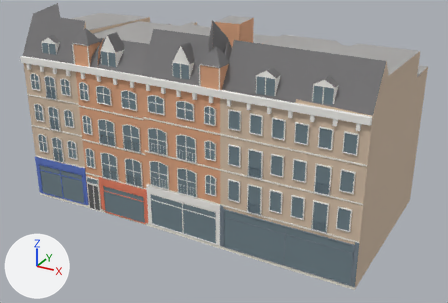
One commit to the glTF model public/canal-drive/models/ordinary-buildings/chunks/chunk-face-bilder-166802-235892.glb: the scene before it, then after it.
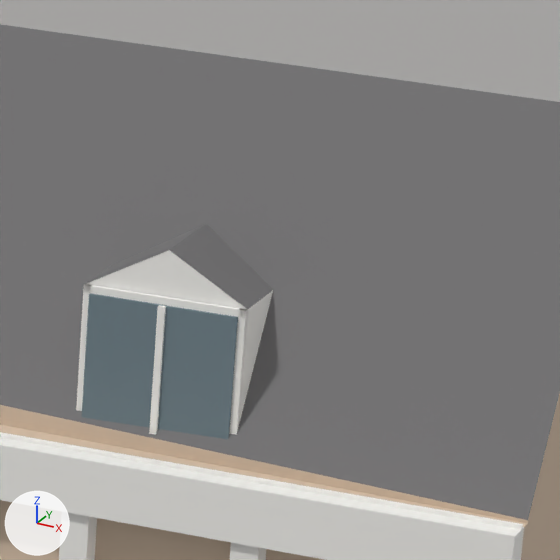
The first picture shows the older version from a camera (50 mm lens) standing at (28.5, -39.4, 28.7) and looking at (0.2, 12.1, 2.9). The close-ups show the older and then the newer version on the part from 67% to 84% of the width and 15% to 40% of the height of that picture. Only the edits that show in the close-ups are written down. The axes (+X, +Y, +Z) are drawn at lower left. The lights are the same throughout. Vertices at exactly the same position are counted once.

The first close-up shows 'face-bilder-166802-235892'.
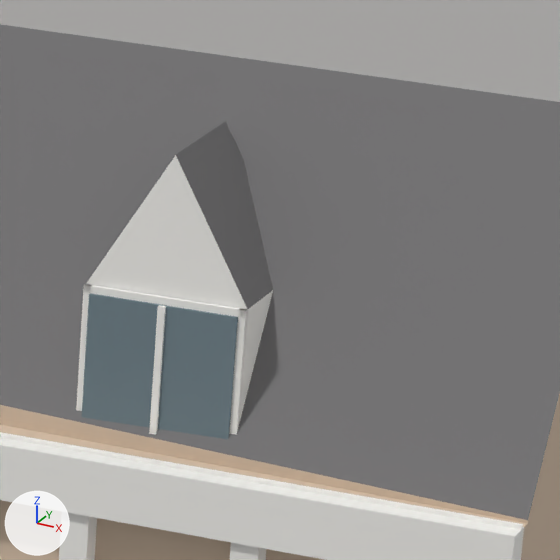
Where the change shows, as pixel boxes (x1, y1, x2, y2) in the close-ups (560 x 560 px; the box of a moved part takes in the faces that stretch with it):
part 1 of me_face_bilder_166802_235892, moved or reshaped: before (87, 224, 273, 309); after (86, 121, 273, 310)

Patch to the scene script:
```diff
--- a/public/canal-drive/models/ordinary-buildings/chunks/chunk-face-bilder-166802-235892.glb.py
+++ b/public/canal-drive/models/ordinary-buildings/chunks/chunk-face-bilder-166802-235892.glb.py
@@ me_face_bilder_166802_235892 @@
 me_face_bilder_166802_235892.from_pydata(...)  # 5586 vertices, 9068 faces; spans x -14.6..18.6, y -0.5..33.2, z 0.0..19.0
 # used by ob_face_bilder_166802_235892; location = (0.0, 0.0, 0.0)
 # before: 3343 (14.7, 0.2, 16.0) at pixel (172, 248), 3346 (14.7, 0.2, 16.0) at pixel (169, 250), 3349 (14.7, 1.5, 16.0), 3352 (14.7, 1.4, 16.0), 5580 (14.7, 0.2, 16.0) at pixel (169, 249)
 # before: 5581 (14.7, 1.5, 16.0)
+# me_face_bilder_166802_235892 part 1
+for i in [3343, 3346, 3349, 3352, 5580, 5581]: me_face_bilder_166802_235892.vertices[i].co += Vector((0.0, 0.0, 0.9))
 me_face_bilder_166802_235892.materials.append(mat_b08a68_brick)
```
